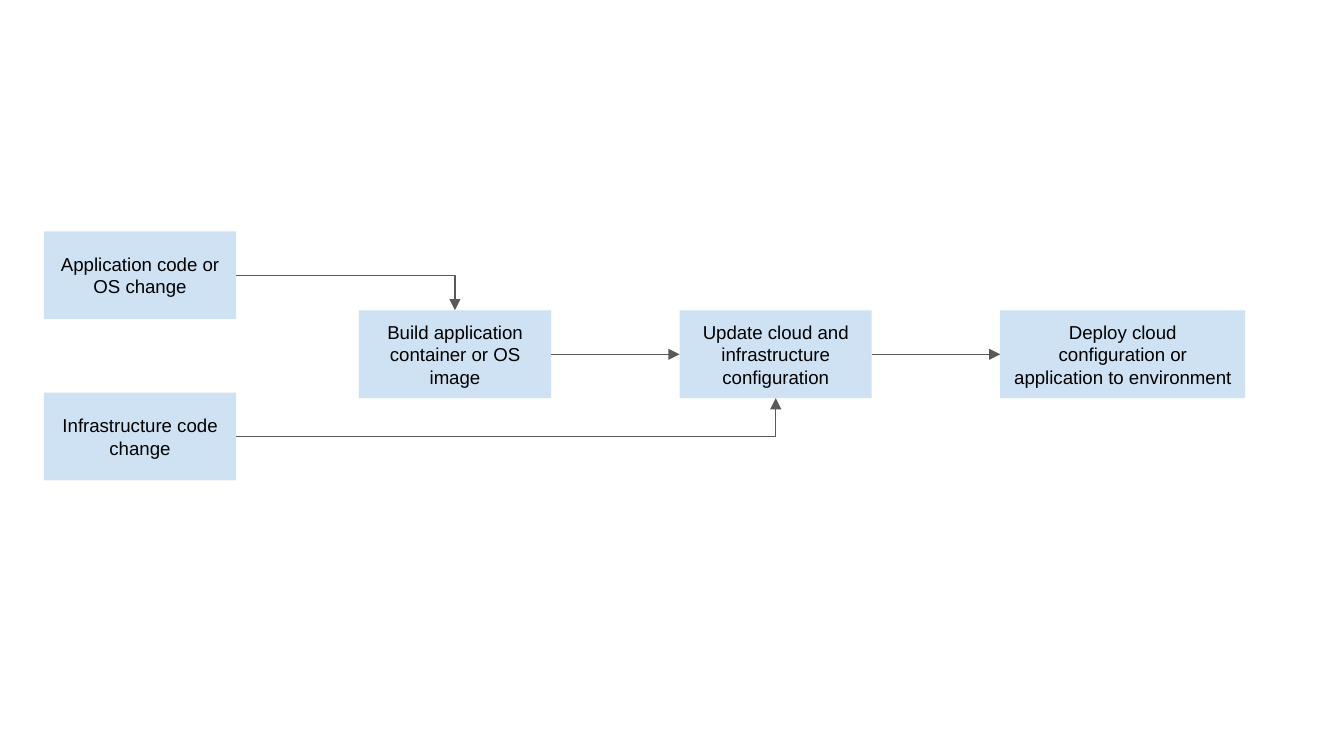
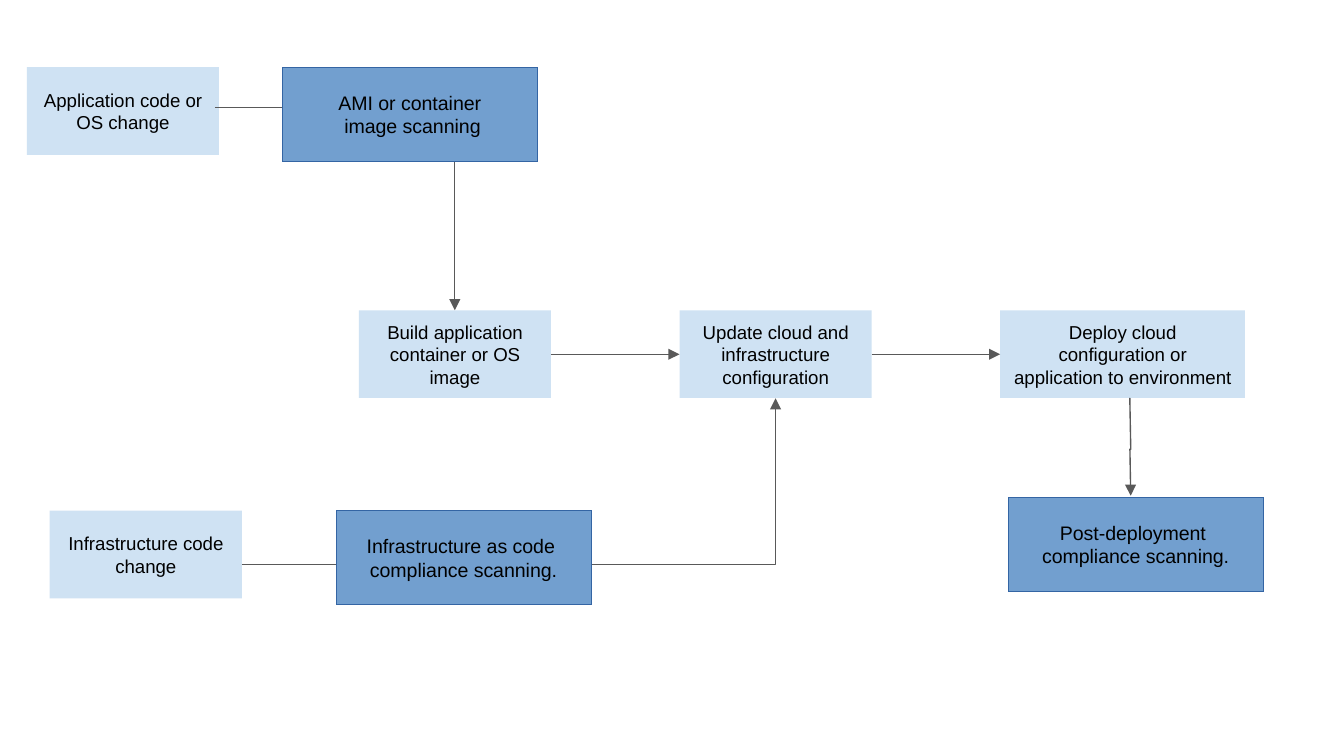
Before and after one commit to hmisonne/AWS_Security, a slide deck: slide 1 of starter/DevOpsPipeline.pptx. Drawn at 1344x756 pixels with LibreOffice and Linux fonts; fonts in the diff are those of the drawing. Boxes give left, top, right and bottom in pixels: in the first picture for what was removed or moved away, otherwise in the second. Text is boxed around its words. In the diff, an @@ line names an element or a change of style, - is before the commit and + after.

Commit message:
docs: Added Security checks to diagram

```diff
--- a/starter/DevOpsPipeline.pptx
+++ b/starter/DevOpsPipeline.pptx
@@ rectangle "Application code or OS change": place and size @@
-rectangle "Application code or OS change" at bbox=[44, 231, 237, 319]
+rectangle "Application code or OS change" at bbox=[27, 67, 219, 155]
@@ rectangle added at bbox=[282, 67, 538, 161], fill #729FCF, outline #3465A4 0.75 pt, 10.5 pt, text #000000 @@
+AMI or container
+image scanning
@@ elbow arrow added from (215, 108) to (454, 310), #595959 0.74 pt @@
@@ elbow arrow removed from (237, 276) to (456, 310) @@
@@ elbow arrow moved from (237, 437) - (775, 398) to (242, 564) - (775, 398) @@
@@ elbow arrow (242, 564) - (775, 398): stroke #595959 0.75 pt to #595959 0.74 pt @@
@@ elbow arrow added from (1130, 398) to (1130, 496), #595959 0.74 pt @@
@@ rectangle added at bbox=[1008, 497, 1263, 591], fill #729FCF, outline #3465A4 0.75 pt, 10.5 pt, text #000000 @@
+Post-deployment
+compliance scanning.
@@ rectangle "Infrastructure code change": place and size @@
-rectangle "Infrastructure code change" at bbox=[44, 392, 237, 480]
+rectangle "Infrastructure code change" at bbox=[50, 511, 242, 598]
@@ rectangle added at bbox=[336, 511, 591, 605], fill #729FCF, outline #3465A4 0.75 pt, 10.5 pt, text #000000 @@
+Infrastructure as code
+compliance scanning.
```
